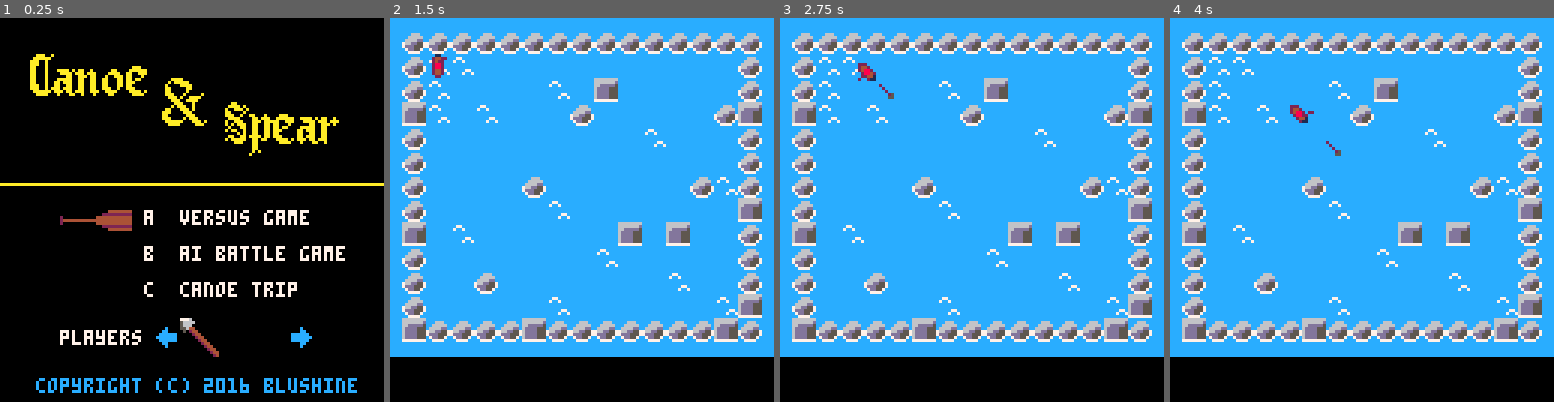
Above: before the commit, frames 1-4 (left to right).
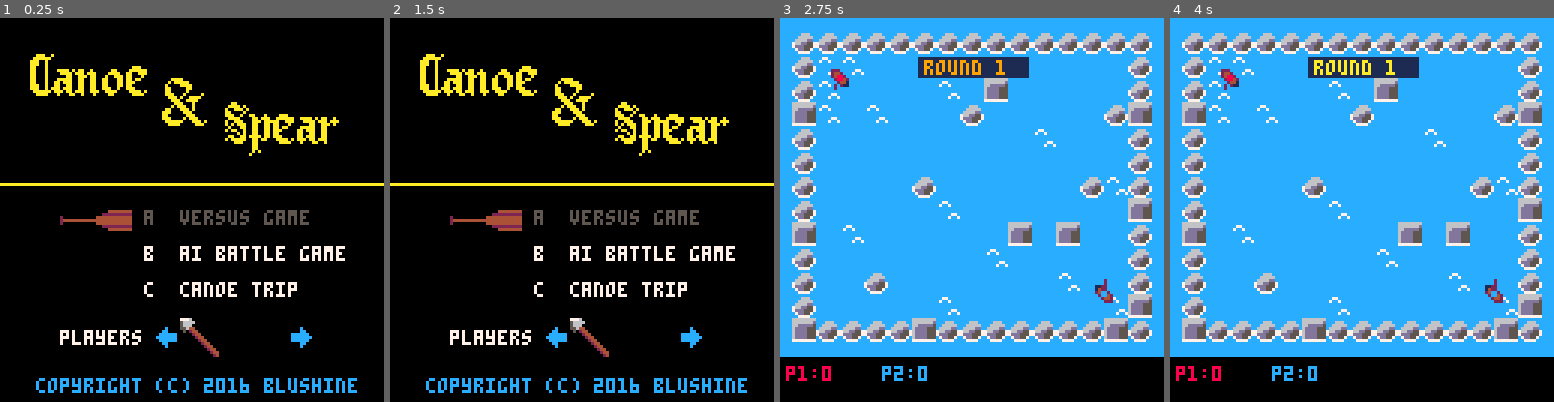
Above: after the commit, the same moments.

Repository: BluShine/CANOE-AND-SPEAR
Game: PICO-8 cartridge canoe-and-spear.p8
Same seed, same stepped clock (60 frames per second), same inputs: the game is played once before the commit and once after it.
Inputs:
- Up to frame 1 (0.25 s): no input
- Up to frame 2 (1.5 s): tap X (X key) at 0.33, 1.07 s; tap O (Z key) at 0.7 s
- Up to frame 3 (2.75 s): hold Right 1.6-2.1 s; tap O (Z key) at 1.7, 2.1, 2.5 s; tap X (X key) at 1.85 s; hold Up 2.15-2.42 s; hold Right from 2.47 s (still down)
- Up to frame 4 (4 s): tap O (Z key) at 2.9, 3.3, 3.7 s; tap X (X key) at 2.97 s; release Right at 3.03 s; hold Left 3.08-3.58 s; hold Down 3.63-3.97 s

The runs differ from the first frame. In frame 1, 0.7% of the frame differs, in the area x 37-81%, y 50-54%; in frame 2, 89%, in the area x 0-100%, y 0-98%; in frame 3, 2.5%; in frame 4, 2.5%.

Commit message:
Added scoring and rounds
Added scoring systems for killing canoes, and added infinite rounds of
canoe battles.

Diff:
--- a/canoe-and-spear.p8
+++ b/canoe-and-spear.p8
@@ -9,14 +9,22 @@
 canoes = {} --all the canoes
 spears = {} --all the spears
 effects = {} --all the effects
+pldat = {} --player tables
 
 win = false
+lose = false
 ais = 0
+livpl = 0
 mode = 0
+scores = {}
 -- 0:title, 1:battle, 2:vs ai
 -- 3:trip
 players = 1
 level = 0
+round = 1
+rtime = 0
+ended = false
+endtime = 0
 mselect = 0
 
 -- make a canoe
@@ -34,10 +42,12 @@
  a.bounce = 2
  a.dir = 0 -- facing direction
  -- 0=n, 1=ne, 2=e, clockwise
- a.w = 2
- a.h = 2.5
+ a.w = 3
+ a.h = 3.5
  a.wasl = false
  -- if last stroke was left
+ a.rdown = false -- if rbtn was down
+ a.ldown = false-- if lbtn was down
  a.st = 0 --stroke time
  a.col = 8 --color
  a.pl = -1 --player, -1 = ai
@@ -60,6 +70,7 @@
  a.fy = false
  a.hitx = 1 -- hitbox offset
  a.hity = 1
+ a.pl = c.pl
  if(c.dir == 0) then
   a.dy = -1.5
   a.hitx = 4
@@ -132,45 +143,64 @@
  mode = 0
 end
 
+function init_players()
+ -- make players
+ livpl = players
+ pl = make_canoe(20,20)
+ pl.pl = 0
+ pl.dir = 3
+ pldat[1] = pl
+ if(players >= 2) then
+  local ptwo = make_canoe(108, 92)
+  ptwo.pl = 1
+  ptwo.col = 12
+  ptwo.dir = 7
+  pldat[2] = ptwo
+ end
+ if(players >= 3) then
+  local pthr= make_canoe(20, 92)
+  pthr.pl = 2
+  pthr.col = 10
+  pthr.dir = 1
+  pldat[3] = pthr
+ end
+ if(players >= 4) then
+  local pfor= make_canoe(108, 20)
+  pfor.pl = 3
+  pfor.col = 3
+  pfor.dir = 5
+  pldat[4] = pfor
+ end
+end
+
+function init_ais(num)
+ --make some ais
+ local ai
+ for i=1,num do
+  ai = make_canoe(
+   12+rnd(88), 12+rnd(88))
+  -- remove them from walls
+  while(solid_area(
+   ai.x,ai.y,ai.w, ai.h)) do
+   ai.x = 12+rnd(88)
+   ai.y = 12+rnd(88)
+  end
+  ai.col = 1
+  ai.dir = flr(rnd(8))
+  ais += 1
+ end
+end
+
 function init_battle()
+ rtime = 80
+ ended = false
  canoes = {}
  spears = {}
  effects = {}
- -- make players
- pl = make_canoe(16,16)
- pl.pl = 0
- if(players >= 2 and players < 5) then
-  local ptwo = make_canoe(104, 88)
-  ptwo.pl = 1
-  ptwo.col = 12
- end
- if(players >= 3 and players < 5) then
-  local pthr= make_canoe(16, 88)
-  pthr.pl = 2
-  pthr.col = 10
- end
- if(players == 4) then
-  local pfor= make_canoe(104, 16)
-  pfor.pl = 3
-  pfor.col = 3
- end
-
+
+ init_players()
  if(mode == 2) then
-  --make some ais
-  local ai
-  for i=1,5 do
-   ai = make_canoe(
-    12+rnd(88), 12+rnd(88))
-   -- remove them from walls
-   while(solid_area(
-    ai.x,ai.y,ai.w, ai.h)) do
-	ai.x = 12+rnd(88)
-	ai.y = 12+rnd(88)
-   end
-   ai.col = 1
-   ai.dir = flr(rnd(8))
-   ais += 1
-  end
+  init_ais(8)
  end
 end
 
@@ -285,6 +315,7 @@
  a.life -= 1
  can = solid_canoe(a.x + a.hitx, a.y + a.hity)
  if(can > 0) then
+  if(a.pl != -1) scores[a.pl+1] += 1
   destroy_spear(a)
   destroy_canoe(canoes[can])
  elseif (a.life == 0 or
@@ -302,8 +333,22 @@
  del(canoes, a)
  make_effect(a.x, a.y, 30, 3)
  if(a.pl == -1) then ais -= 1
- else run() end
- if(ais == 0) win = true
+ else livpl -= 1 end
+ --check if round is over
+ if(mode == 2) then
+  if(ais == 0) then
+   round += 1
+   endtime = 50
+   ended = true
+  end
+  if(livpl == 0) lose = true
+ elseif(mode == 1) then
+  if(livpl == 1) then
+   round += 1
+   endtime = 50
+   ended = true
+  end
+ end
 end
 
 function paddle_c(a)
@@ -357,6 +402,7 @@
  if(lbtn and rbtn) then
   a.st = 0
  elseif (lbtn) then
+  if(not a.ldown) a.st = 0
   if(a.st == 0
    and a.wasl) then
    a.dir = (a.dir - 1) % 8
@@ -367,6 +413,7 @@
   end
   a.wasl = true
  elseif (rbtn) then
+  if(not a.rdown) a.st = 0
   if(a.st == 0
    and not a.wasl) then
    a.dir = (a.dir + 1) % 8
@@ -379,6 +426,8 @@
  else
   a.st = 0
  end
+ a.ldown = lbtn
+ a.rdown = rbtn
 
  if(fbtn) then
   make_spear(a)
@@ -400,9 +449,19 @@
 end
 
 function update_game()
- foreach(canoes, control_canoe)
- foreach(canoes, move_canoe)
- foreach(spears, move_spear)
+ if(rtime > 0) then
+  rtime -= 1
+ elseif(ended) then
+  endtime -= 1
+  if(endtime == 0)then
+   init_battle()
+  end
+ else
+  foreach(canoes, control_canoe)
+  foreach(canoes, move_canoe)
+  foreach(spears, move_spear)
+ end
+ if((lose or win) and btnp(5)) run()
 end
 
 function update_title()
@@ -420,8 +479,17 @@
  end
 
  if(btnp(4)) then
-  mode = mselect + 1
-  init_battle()
+  if((players == 1 and mselect == 0)) then
+   --bad sound
+  else
+   mode = mselect + 1
+   round = 1
+   --reset scores
+   for i=1,players do
+    scores[i] = 0
+   end
+   init_battle()
+  end
  end
 end
 
@@ -515,14 +583,31 @@
 
 function draw_game()
  cls()
- rectfill(0,0,128,112,12)
+ local bcol = 12
+ if(win)then bcol = 10
+ elseif(lose)then bcol = 8
+ elseif(ended) then bcol = 7 end
+ rectfill(0,0,128,112,bcol)
  map(0,0,4,4,15,13)
  foreach(canoes,draw_canoe)
  foreach(spears,draw_spear)
  foreach(effects,draw_effect)
-
- if(win) then
+ --scores
+ for i=1,players do
+  print("p"..i..":"..scores[i],
+   i * 32 - 30, 116,pldat[i].col)
+ end
+ --game text
+ if(rtime > 0) then
+  rectfill(46, 13, 82, 19, 1)
+  print("round "..round,
+  48, 14, 8 + flr((80 - rtime)/27))
+ elseif(win) then
   print("you win", 48, 14, flr(rnd(16)))
+ elseif(lose) then
+  print("you lose", 48, 14,
+   7+flr((time()*2)%2))
+  print("PRESS x/v/m", 40, 94, 8)
  end
 
 end
@@ -537,7 +622,9 @@
  spr(88, 83, 39)
  line(0, 55, 200, 55, 10)
  -- game modes
- print("a  versus game", 48, 64, 7)
+ print("a  versus game", 48, 64,
+  7 - (players == 1 and 2 or 0))
+  --gray out if 1p
  print("b  ai battle game", 48, 76, 7)
  print("c  canoe trip", 48, 88, 7)
  -- cursor
